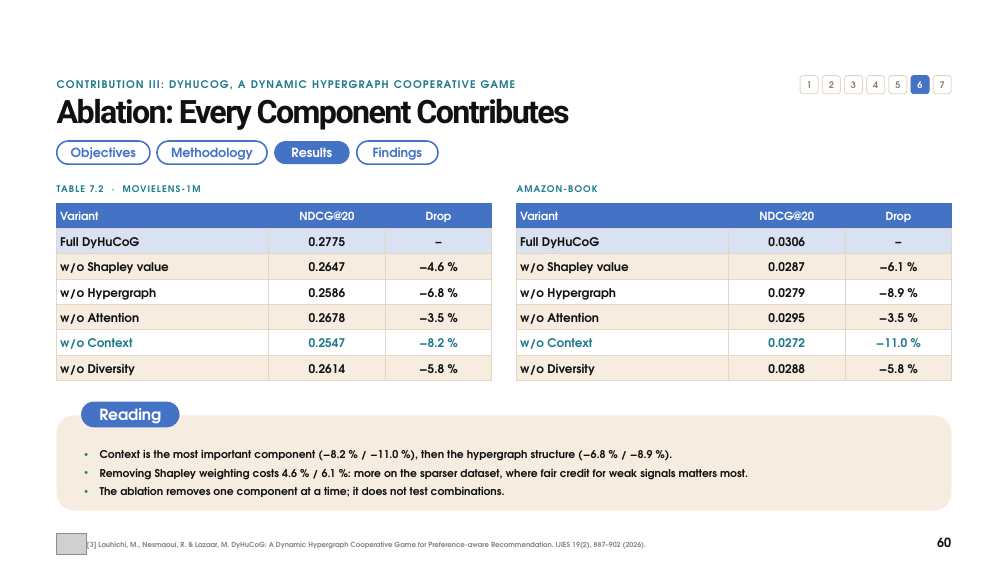
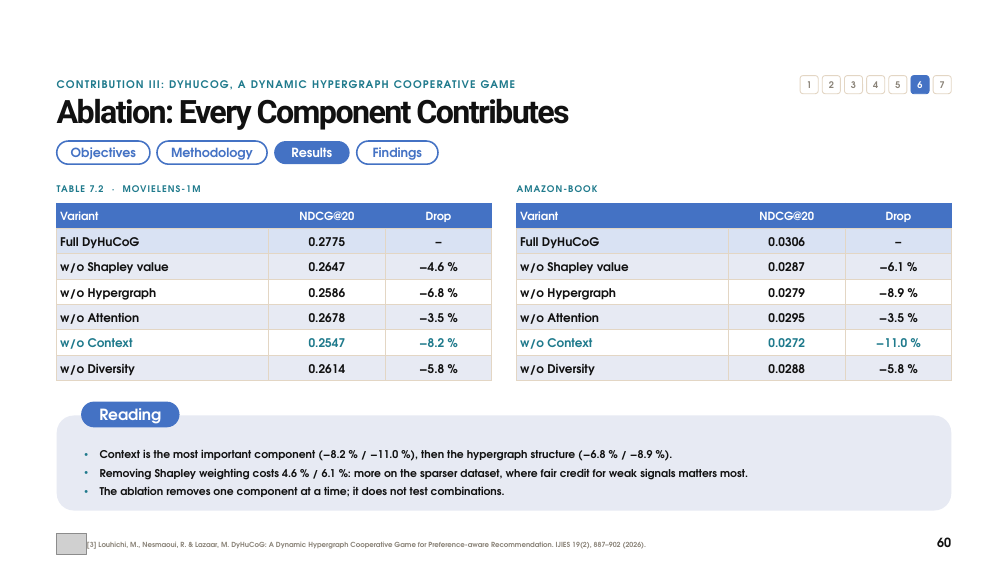
Before and after one commit to mouadlouhichi/phd-prep, a slide deck: slide 60 of try/MOUAD_LOUHICHI_VIVA_40min_BeigeGreen_v17.pptx. Drawn at 1008x567 pixels with LibreOffice and Linux fonts; fonts in the diff are those of the drawing; grey boxes stand for pictures. Boxes give left, top, right and bottom in pixels: in the first picture for what was removed or moved away, otherwise in the second. Text is boxed around its words. In the diff, an @@ line names an element or a change of style, - is before the commit and + after.

```diff
--- a/try/MOUAD_LOUHICHI_VIVA_40min_BeigeGreen_v17.pptx
+++ b/try/MOUAD_LOUHICHI_VIVA_40min_BeigeGreen_v17.pptx
@@ table at bbox=[56, 203, 491, 381] @@
@@ fill #F6ECDF to #E7EAF3 in 9 cells @@
@@ table at bbox=[517, 203, 952, 381] @@
@@ fill #F6ECDF to #E7EAF3 in 9 cells @@
@@ rounded rectangle at bbox=[56, 415, 951, 511]: fill #F6ECDF to #E7EAF3 @@
```
Also in this commit, not shown: 62 other slides changed, 9 other files.
